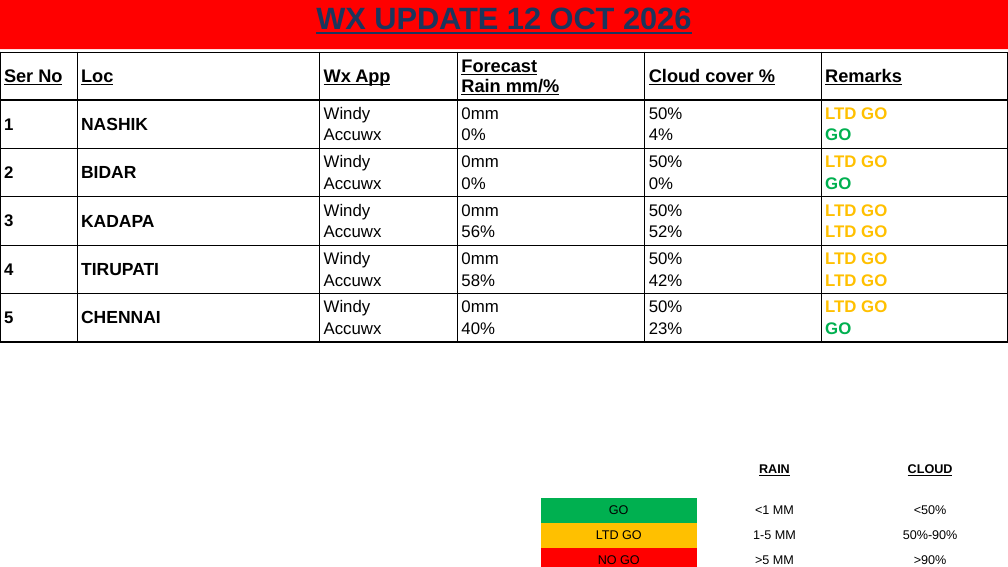
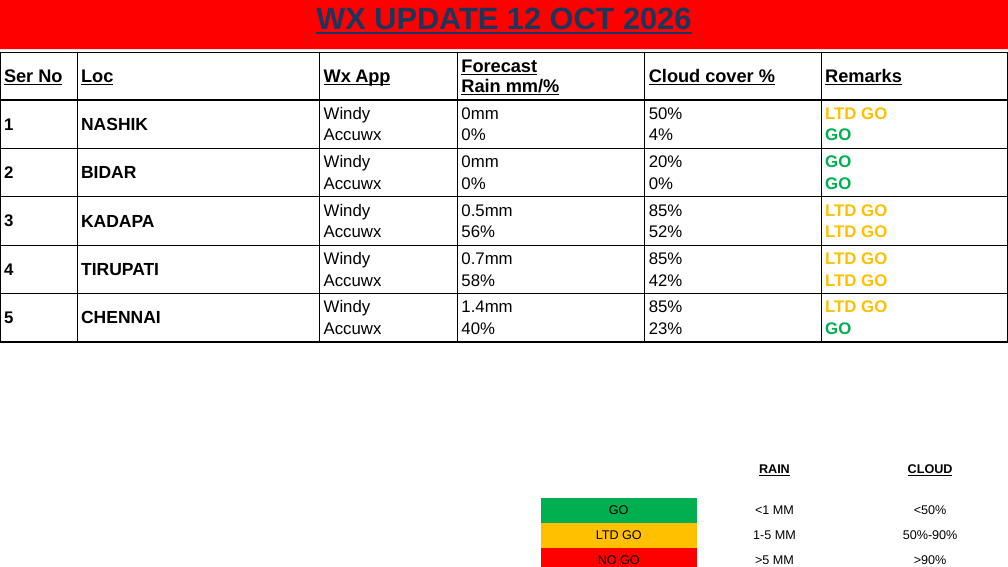
Before and after one commit to SHUBH0613/weather-automation, a slide deck: slide 2 of WX_UPDATE_12_OCT_2026_TO_16_OCT_2026.pptx. Drawn at 1008x567 pixels with LibreOffice and Linux fonts; fonts in the diff are those of the drawing. Boxes give left, top, right and bottom in pixels: in the first picture for what was removed or moved away, otherwise in the second. Text is boxed around its words. In the diff, an @@ line names an element or a change of style, - is before the commit and + after.

Commit message:
fix: Force forecast table to true ECMWF 9km model via dropdown & update PPT for 12-16 Oct

```diff
--- a/WX_UPDATE_12_OCT_2026_TO_16_OCT_2026.pptx
+++ b/WX_UPDATE_12_OCT_2026_TO_16_OCT_2026.pptx
@@ table at (x1=0, y1=52, x2=1008, y2=338) @@
-row 3, column 5: 50% / 0%
+row 3, column 5: 20% / 0%
-row 3, column 6: LTD GO / GO
+row 3, column 6: GO / GO
-row 4, column 4: 0mm / 56%
+row 4, column 4: 0.5mm / 56%
-row 4, column 5: 50% / 52%
+row 4, column 5: 85% / 52%
-row 5, column 4: 0mm / 58%
+row 5, column 4: 0.7mm / 58%
-row 5, column 5: 50% / 42%
+row 5, column 5: 85% / 42%
-row 6, column 4: 0mm / 40%
+row 6, column 4: 1.4mm / 40%
-row 6, column 5: 50% / 23%
+row 6, column 5: 85% / 23%
```
Also in this commit, not shown: 4 other slides changed, 1 other file.
